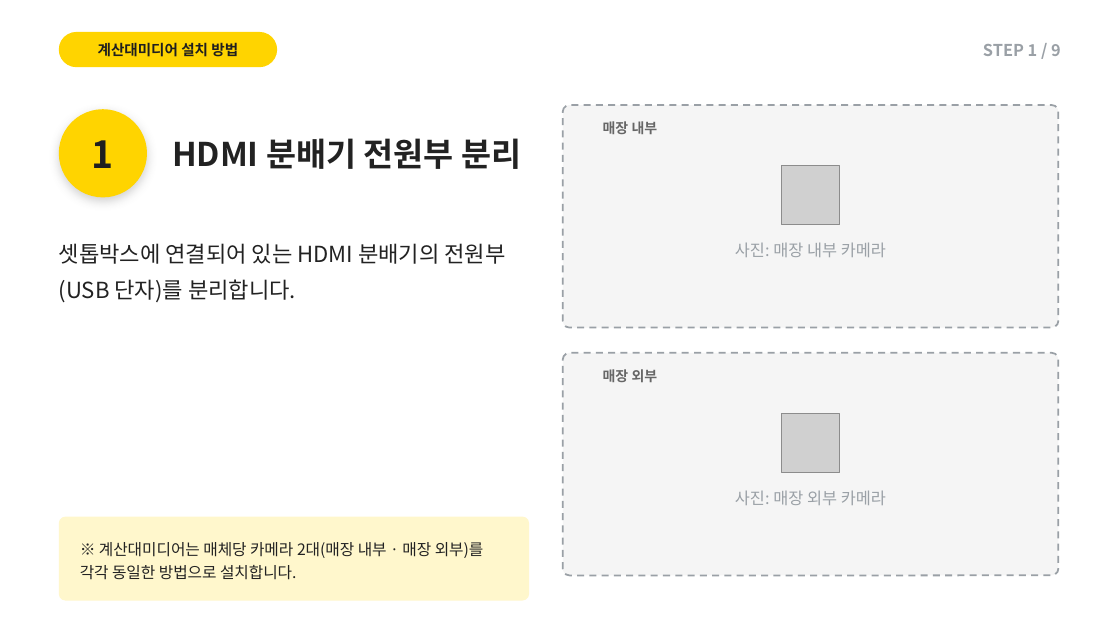
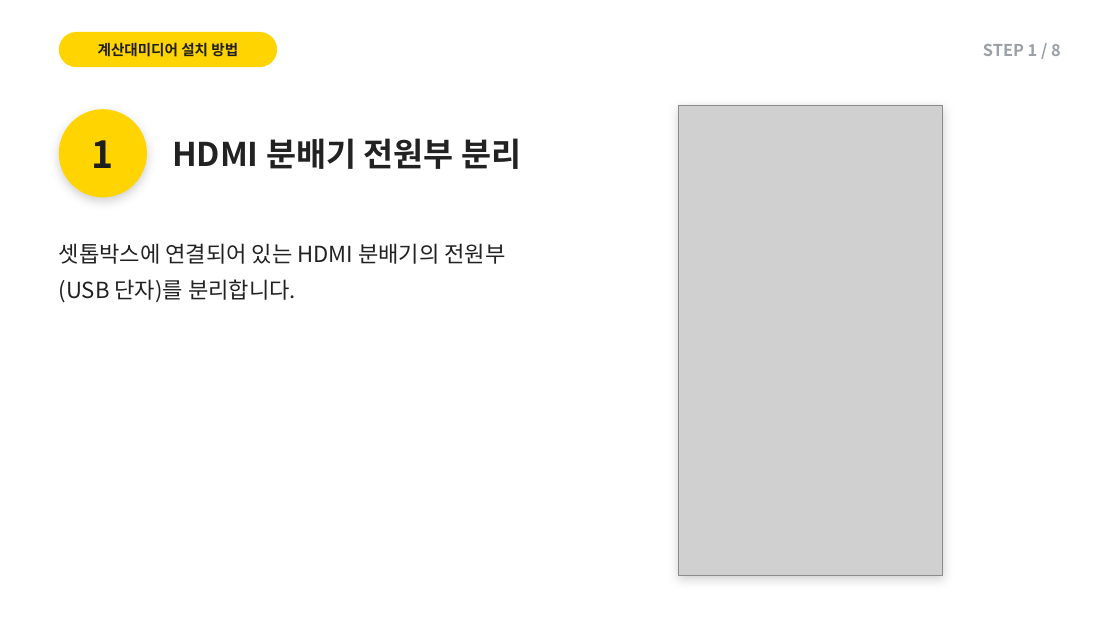
Before and after one commit to alsdn2947/ars, a slide deck: slide 16 of 이마트_AI카메라_설치매뉴얼.pptx (slide 15 before the commit). Drawn at 1120x630 pixels with LibreOffice and Linux fonts; fonts in the diff are those of the drawing; grey boxes stand for pictures. Boxes give left, top, right and bottom in pixels: in the first picture for what was removed or moved away, otherwise in the second. Text is boxed around its words. In the diff, an @@ line names an element or a change of style, - is before the commit and + after.

```diff
--- a/이마트_AI카메라_설치매뉴얼.pptx
+++ b/이마트_AI카메라_설치매뉴얼.pptx
@@ rounded rectangle removed at box(563, 105, 1059, 328) @@
@@ rectangle added at box(678, 105, 943, 576), fill #FFFFFF @@
@@ picture added at box(678, 105, 943, 576) @@
@@ text removed at box(603, 121, 658, 134) @@
-매장 내부
@@ picture removed at box(781, 166, 840, 225) @@
@@ text removed at box(735, 242, 886, 257) @@
-사진: 매장 내부 카메라
@@ rounded rectangle removed at box(563, 353, 1059, 576) @@
@@ text removed at box(603, 369, 658, 382) @@
-매장 외부
@@ picture removed at box(781, 413, 840, 472) @@
@@ text removed at box(735, 490, 886, 505) @@
-사진: 매장 외부 카메라
@@ rounded rectangle removed at box(59, 517, 529, 601) @@
@@ text removed at box(80, 542, 484, 580) @@
-※ 계산대미디어는 매체당 카메라 2대(매장 내부 · 매장 외부)를 각각 동일한 방법으로 설치합니다.
```
Also in this commit, not shown: 2 other slides changed, 8 slides added, 6 slides removed.
